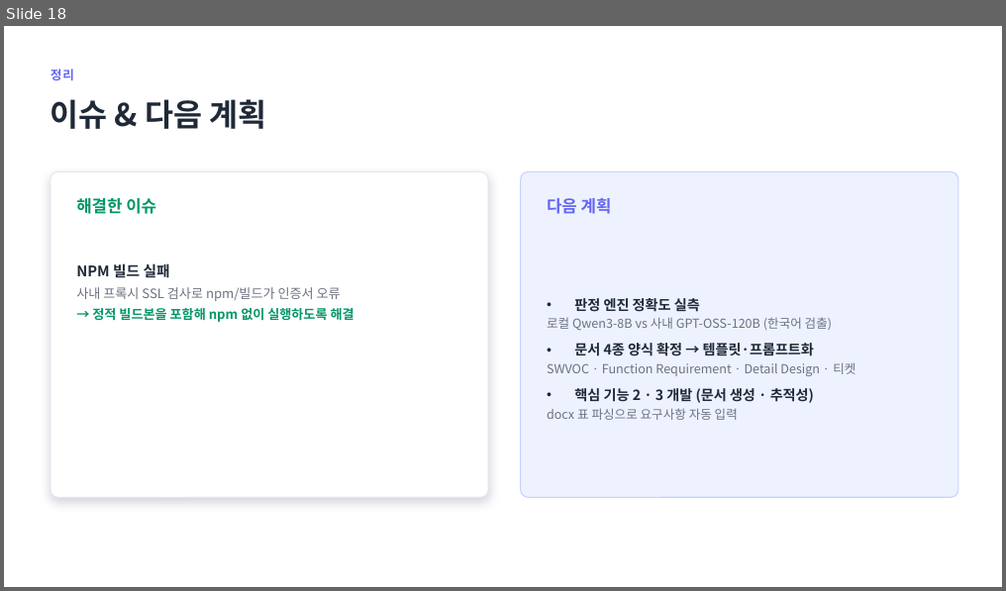
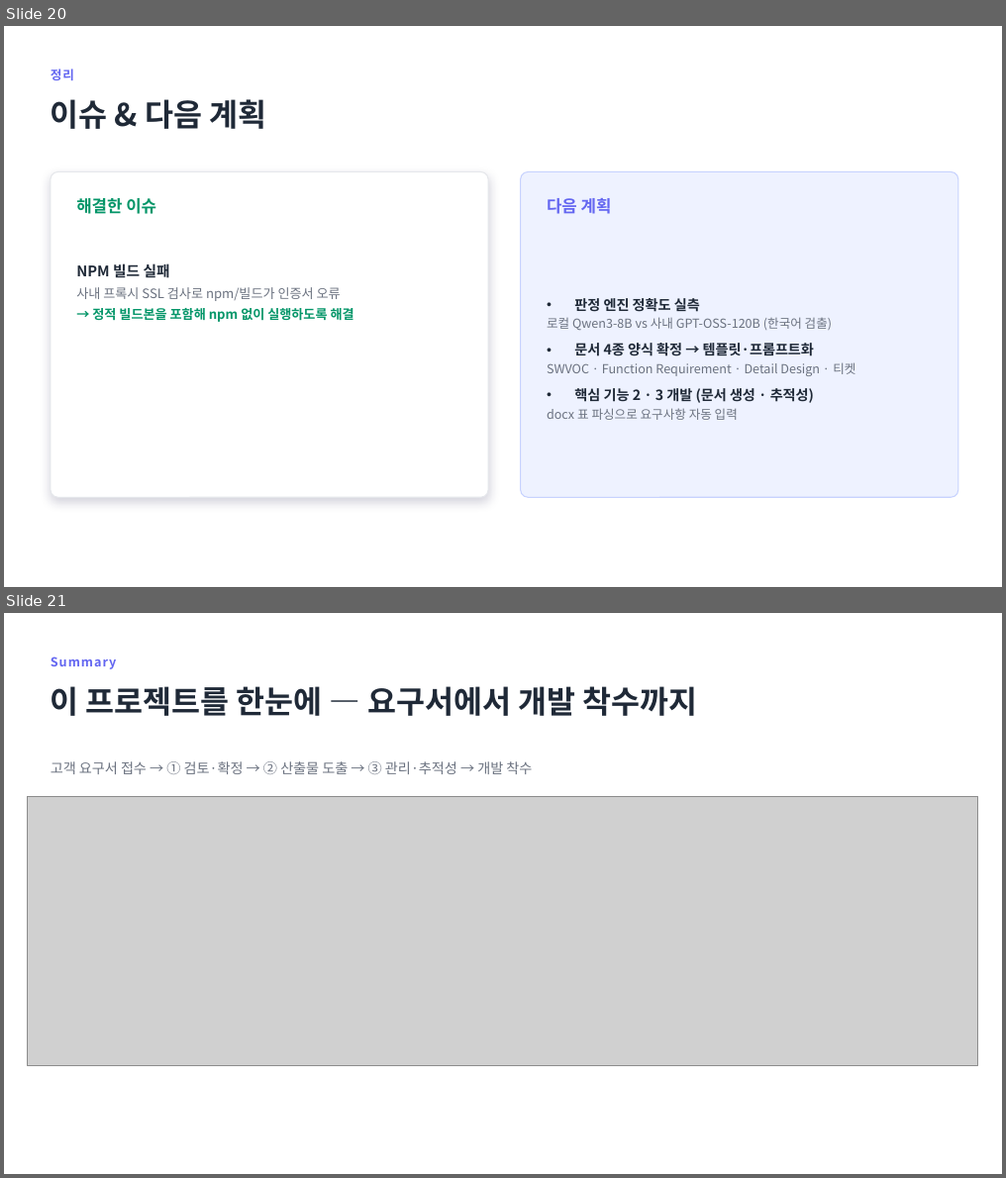
Before and after one commit to jihunhan98/semes-superrookie, a slide deck: docs/진행공유_요구사항자동화.pptx. Shown one above the other, each under a label of ours: slide 18 before the commit, slides 20 and 21 after it. The pictures are 1006x591 and 1006x1178 pixels, drawn with LibreOffice and Linux fonts; fonts in the diff are those of the drawing; grey boxes stand for pictures. Boxes give left, top, right and bottom in pixels: in the first picture for what was removed or moved away, otherwise in the second. Text is boxed around its words. In the diff, an @@ line names an element or a change of style, - is before the commit and + after.

```diff
--- a/docs/진행공유_요구사항자동화.pptx
+++ b/docs/진행공유_요구사항자동화.pptx
@@ slide 21 added at [4, 613, 1002, 1174], background #FFFFFF @@
@@ text added at [51, 657, 117, 669], 12 pt, text #6366F1, bold @@
+Summary
@@ text added at [51, 686, 698, 716], 30 pt, text #1F2937, bold @@
+이 프로젝트를 한눈에 — 요구서에서 개발 착수까지
@@ text added at [51, 761, 532, 774], 13.5 pt, text #6B7280 @@
+고객 요구서 접수 → ① 검토·확정 → ② 산출물 도출 → ③ 관리·추적성 → 개발 착수
@@ picture added at [28, 796, 979, 1065] @@
@@ what was slide 18 is now slide 20 @@
```
Also in this commit, not shown: 1 slide changed, 2 other slides added, 3 other files.
